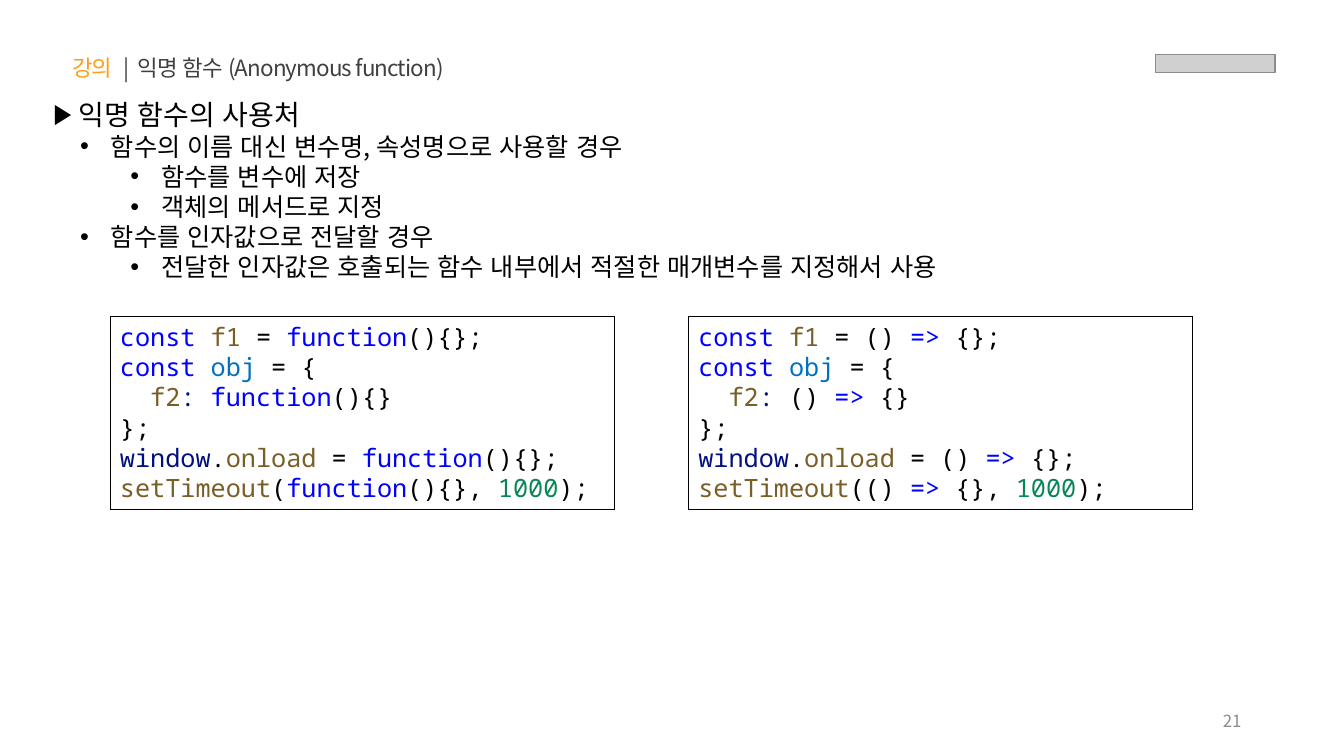
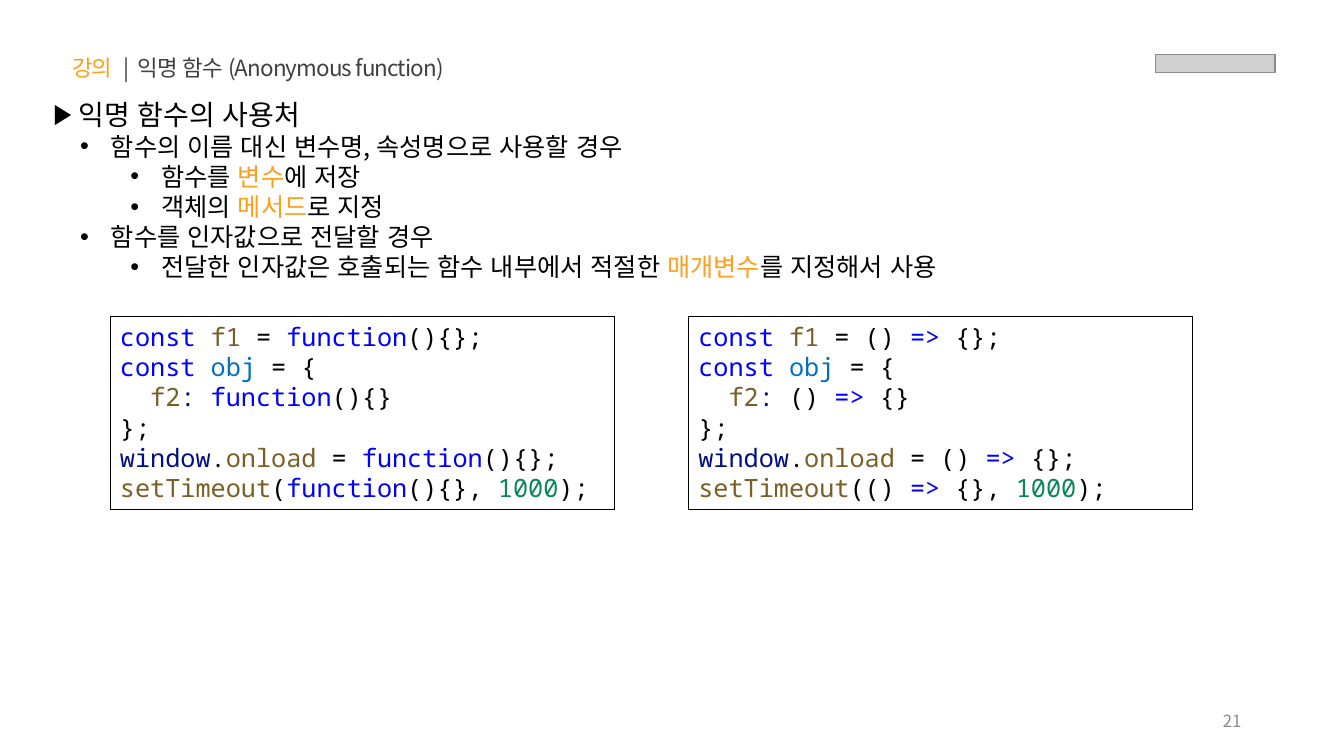
Before and after one commit to yebin-jeong/learn-js, a slide deck: slide 21 of PPT/02.자바스크립트 - 함수.pptx. Drawn at 1344x756 pixels with LibreOffice and Linux fonts; fonts in the diff are those of the drawing; grey boxes stand for pictures. Boxes give left, top, right and bottom in pixels: in the first picture for what was removed or moved away, otherwise in the second. Text is boxed around its words. In the diff, an @@ line names an element or a change of style, - is before the commit and + after.

```diff
--- a/PPT/02.자바스크립트 - 함수.pptx
+++ b/PPT/02.자바스크립트 - 함수.pptx
@@ text at (x1=161, y1=165, x2=936, y2=278): text colour #000000 to #FF9E1B in "변수에", "메서드로", "매개변수를" @@
```
Also in this commit, not shown: 8 other slides changed.
